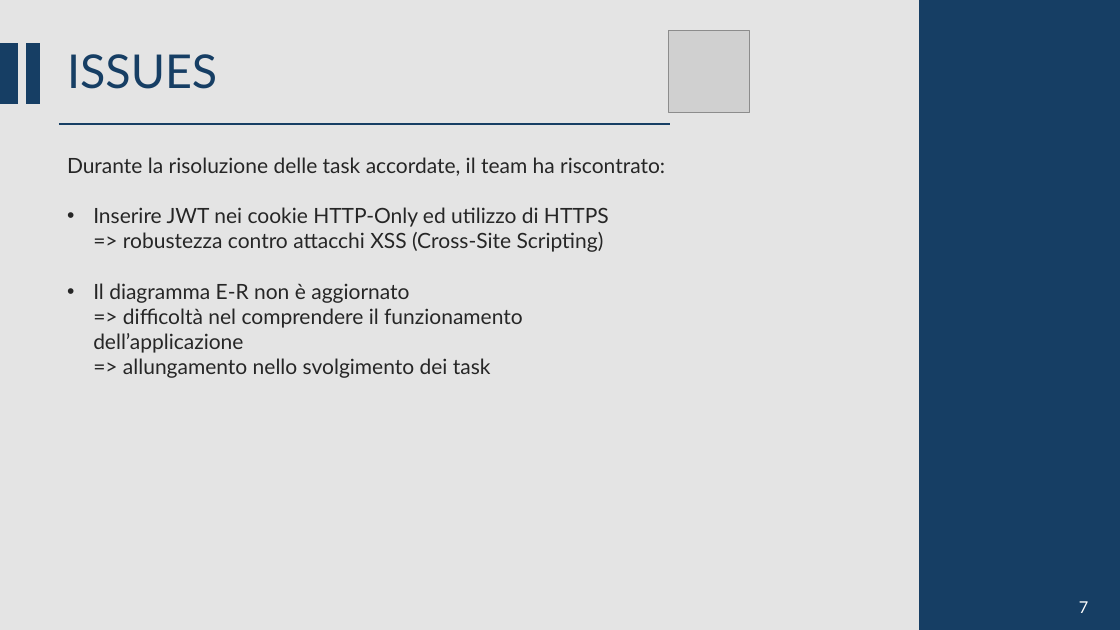
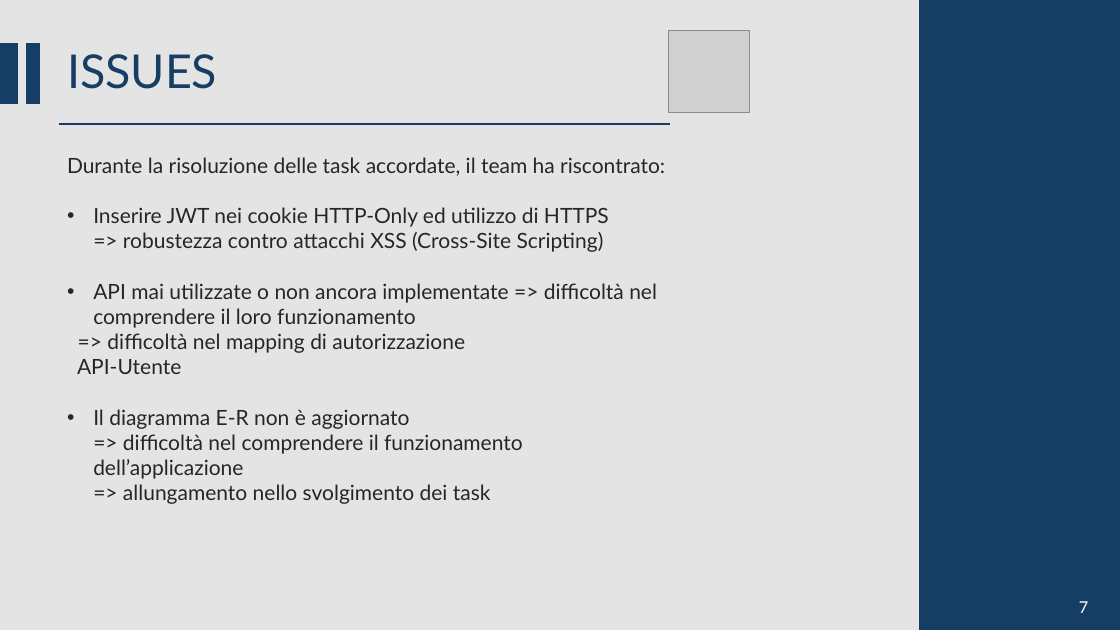
Before and after one commit to CSW-Teams/MS3-docs, a slide deck: slide 17 of ShiftsHappen/Sprint 1/CSW Sprint 1.pptm (slide 15 before the commit). Drawn at 1120x630 pixels with LibreOffice and Linux fonts; fonts in the diff are those of the drawing; grey boxes stand for pictures. Boxes give left, top, right and bottom in pixels: in the first picture for what was removed or moved away, otherwise in the second. Text is boxed around its words. In the diff, an @@ line names an element or a change of style, - is before the commit and + after.

```diff
--- a/ShiftsHappen/Sprint 1/CSW Sprint 1.pptm
+++ b/ShiftsHappen/Sprint 1/CSW Sprint 1.pptm
@@ text at bbox=[77, 283, 657, 374]: paragraphs added @@
+• API mai utilizzate o non ancora implementate => difficoltà nel comprendere il loro funzionamento
+=> difficoltà nel mapping di autorizzazione
+API-Utente
```
Also in this commit, not shown: 2 other slides changed, 2 slides added.
